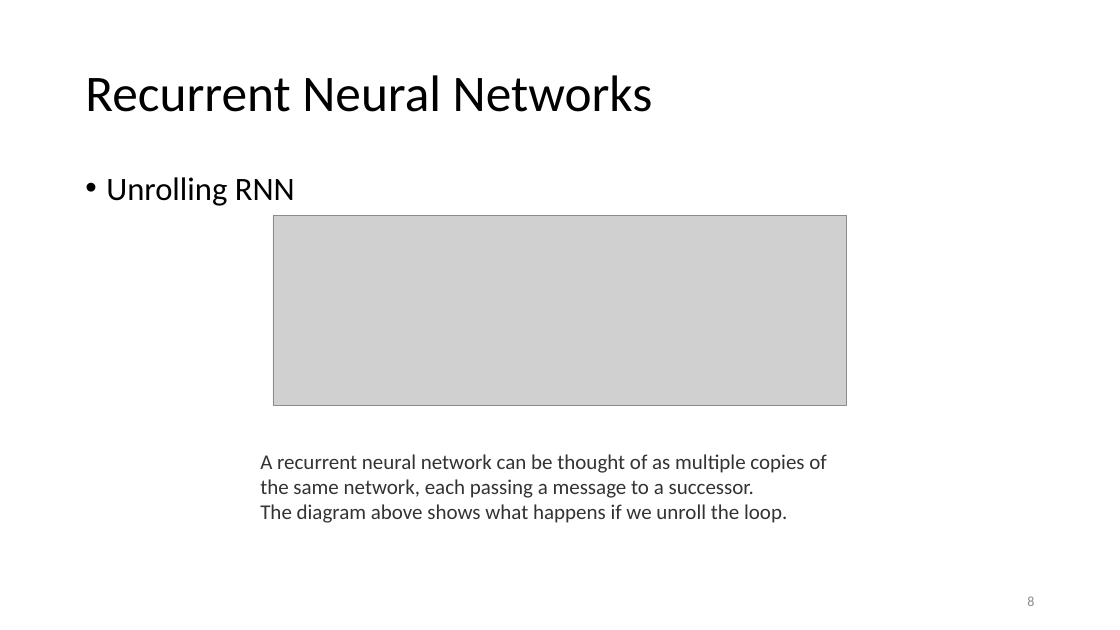
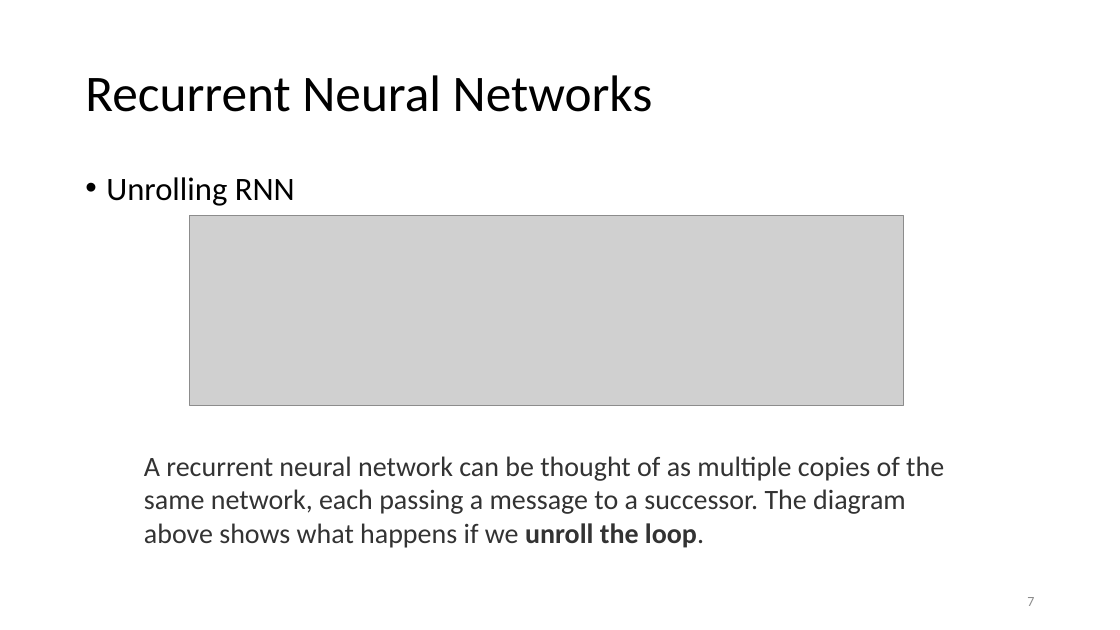
Before and after one commit to ailab-ua/courses, a slide deck: slide 7 of resources/recurrent_neural_networks_april_2019.pptx (slide 8 before the commit). Drawn at 1120x630 pixels with LibreOffice and Linux fonts; fonts in the diff are those of the drawing; grey boxes stand for pictures. Boxes give left, top, right and bottom in pixels: in the first picture for what was removed or moved away, otherwise in the second. Text is boxed around its words. In the diff, an @@ line names an element or a change of style, - is before the commit and + after.

```diff
--- a/resources/recurrent_neural_networks_april_2019.pptx
+++ b/resources/recurrent_neural_networks_april_2019.pptx
@@ picture: place and size @@
-picture at bbox=[273, 216, 847, 406]
+picture at bbox=[190, 216, 903, 406]
@@ text at bbox=[144, 456, 944, 548]: text changed; size 18 to 24 pt @@
-A recurrent neural network can be thought of as multiple copies of the same network, each passing a message to a successor.
-The diagram above shows what happens if we unroll the loop.
+A recurrent neural network can be thought of as multiple copies of the same network, each passing a message to a successor. The diagram above shows what happens if we unroll the loop.
@@ page number at bbox=[1027, 597, 1034, 606]: text changed @@
-8
+7
```
Also in this commit, not shown: 29 other slides changed, 1 slide added, 2 slides removed.
